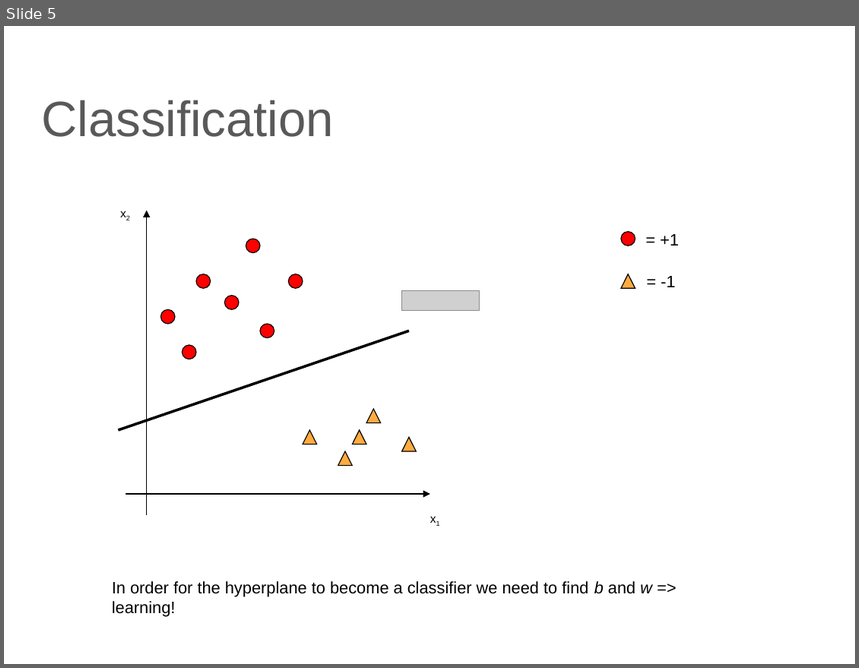
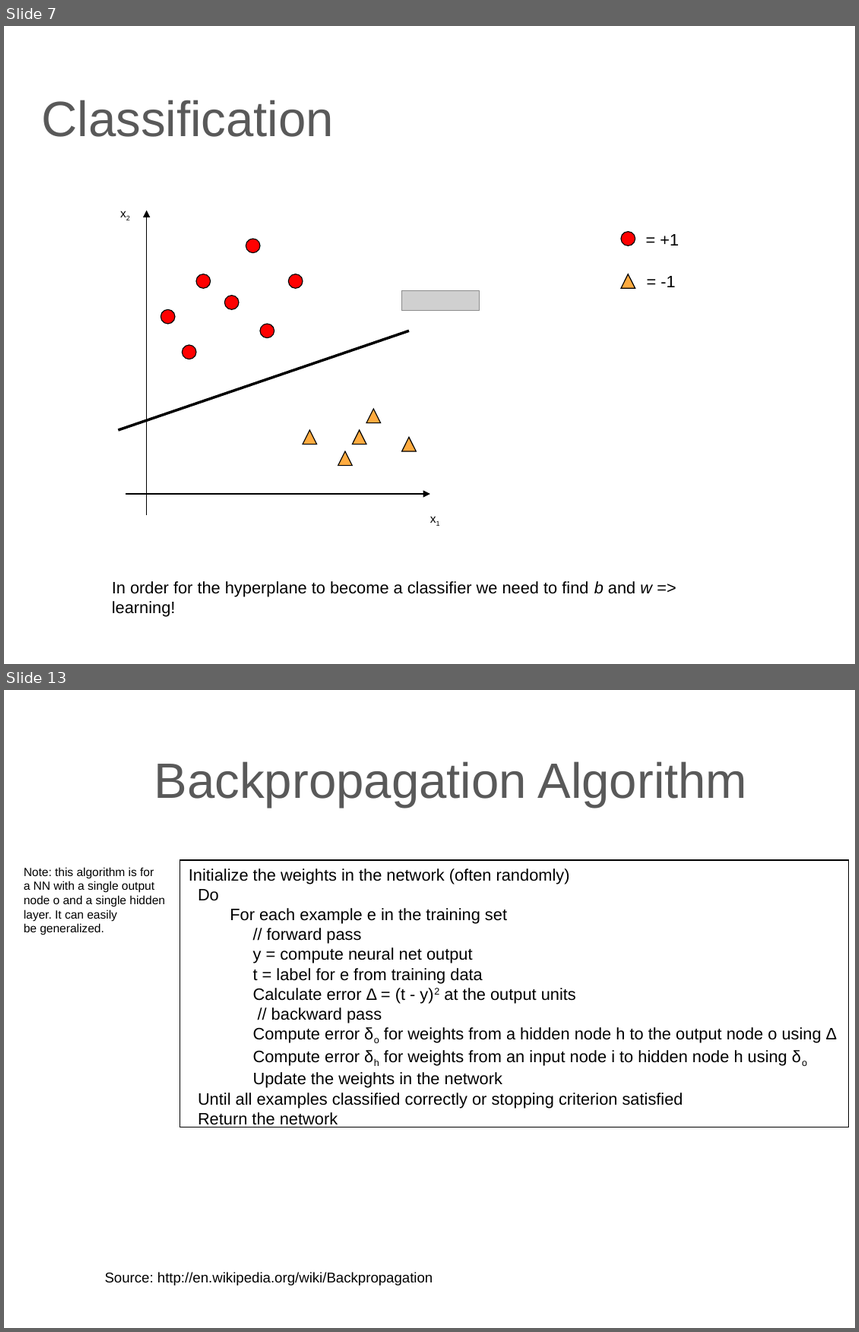
Before and after one commit to lutzhamel/CSC310, a slide deck: 14-ANN.pptx. Shown one above the other, each under a label of ours: slide 5 before the commit, slides 7 and 13 after it; the slides between them are not shown. The pictures are 859x668 and 859x1332 pixels, drawn with LibreOffice and Linux fonts; fonts in the diff are those of the drawing; grey boxes stand for pictures. Boxes give left, top, right and bottom in pixels: in the first picture for what was removed or moved away, otherwise in the second. Text is boxed around its words. In the diff, an @@ line names an element or a change of style, - is before the commit and + after.

```diff
--- a/14-ANN.pptx
+++ b/14-ANN.pptx
@@ slide 13 added at <box>4,690,855,1328</box>, background #FFFFFF @@
@@ title added at <box>154,761,748,808</box>, 42 pt, text #595959 @@
+Backpropagation Algorithm
@@ text added at <box>24,867,165,935</box>, 10 pt, text #000000 @@
+Note: this algorithm is for
+a NN with a single output
+node o and a single hidden
+layer. It can easily
+be generalized.
@@ rectangle added at <box>180,860,849,1128</box>, outline #000000 0.75 pt, 14 pt, text #000000 @@
+Initialize the weights in the network (often randomly)
+Do
+For each example e in the training set
+// forward pass
+y = compute neural net output
+t = label for e from training data
+Calculate error Δ = (t - y)2 at the output units
+// backward pass
+Compute error δo for weights from a hidden node h to the output node o using Δ
+Compute error δh for weights from an input node i to hidden node h using δo
+Update the weights in the network
+Until all examples classified correctly or stopping criterion satisfied
+Return the network
@@ text added at <box>105,1272,433,1286</box>, 12 pt, text #000000 @@
+Source: http://en.wikipedia.org/wiki/Backpropagation
@@ what was slide 5 is now slide 7 @@
```
Also in this commit, not shown: 16 other slides added, 3 slides removed, 5 other files.
